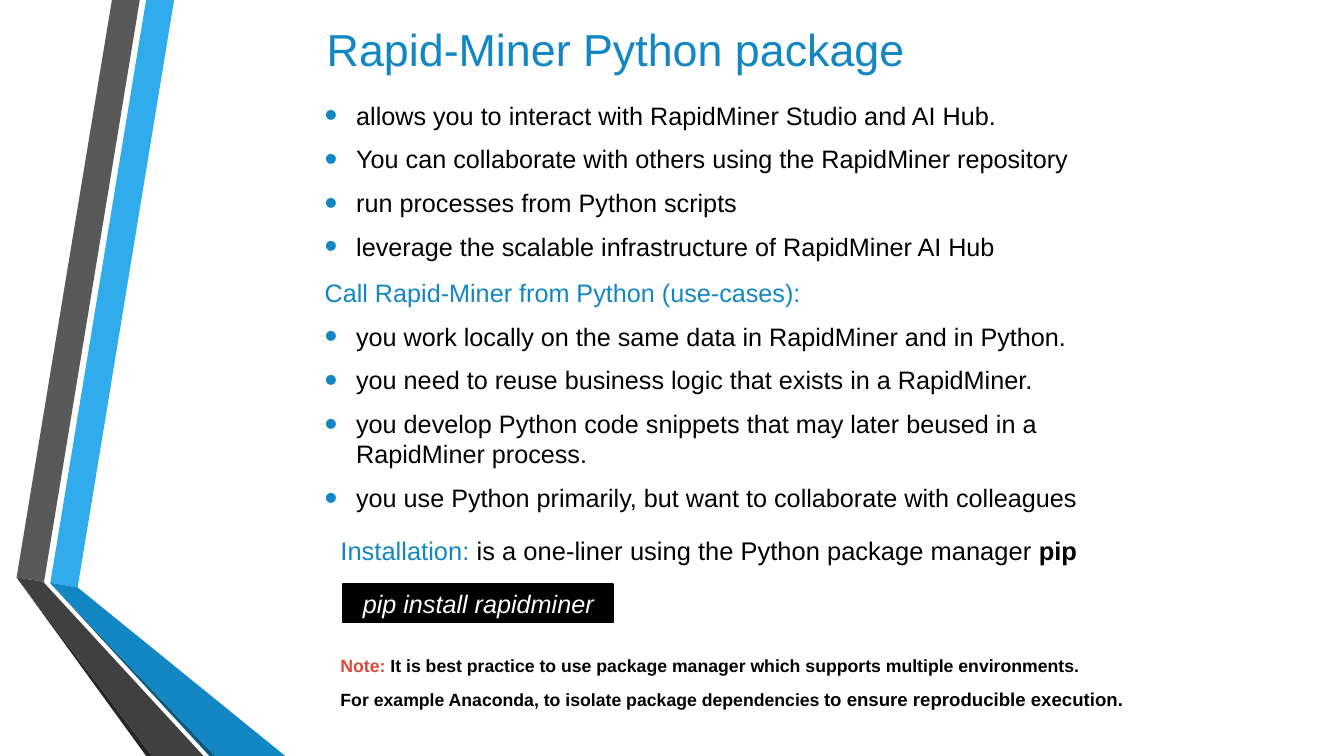
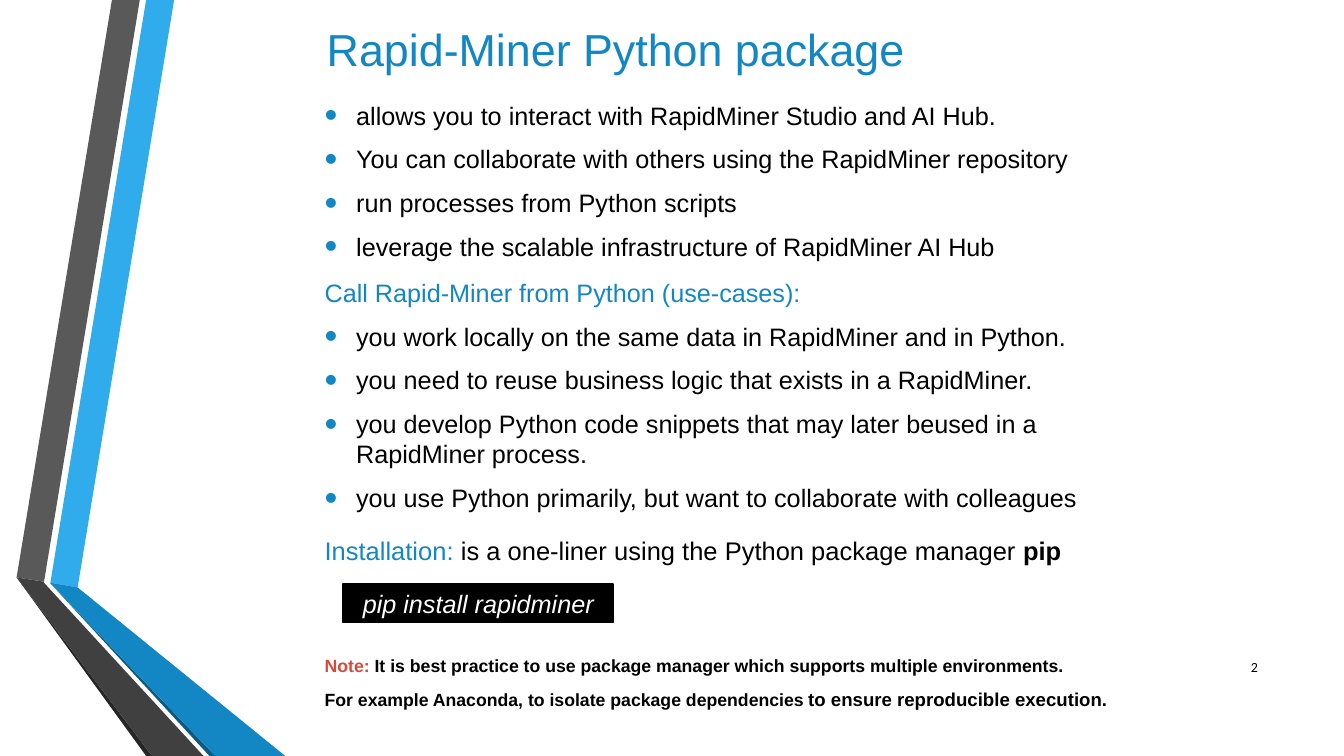
Before and after one commit to Huzefa-Mustafa/rapidminer-python, a slide deck: slide 2 of docs/Presentation_RapidMiner_Python.pptx. Drawn at 1344x756 pixels with LibreOffice and Linux fonts; fonts in the diff are those of the drawing; background and template pictures are left out. Boxes give left, top, right and bottom in pixels: in the first picture for what was removed or moved away, otherwise in the second. Text is boxed around its words. In the diff, an @@ line names an element or a change of style, - is before the commit and + after.

```diff
--- a/docs/Presentation_RapidMiner_Python.pptx
+++ b/docs/Presentation_RapidMiner_Python.pptx
@@ text "Installation: is a one-liner using ...": place and size @@
-text "Installation: is a one-liner using ..." at bbox=[340, 541, 1123, 710]
+text "Installation: is a one-liner using ..." at bbox=[325, 541, 1107, 710]
@@ page number added at bbox=[1251, 663, 1258, 672], 10 pt, text #000000 @@
+2
```
Also in this commit, not shown: 6 other slides changed, 2 other files.
